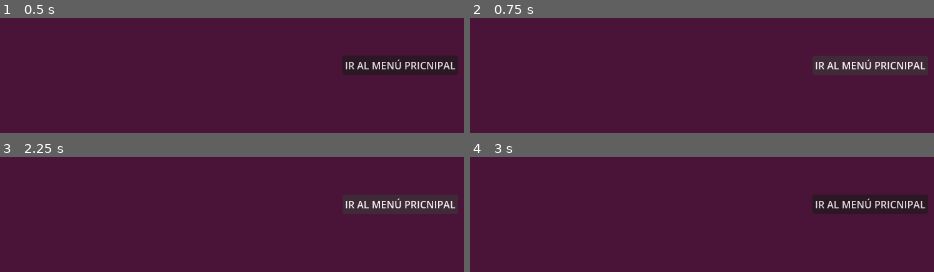
Above: before the commit, frames 1-4 (two rows, left to right).
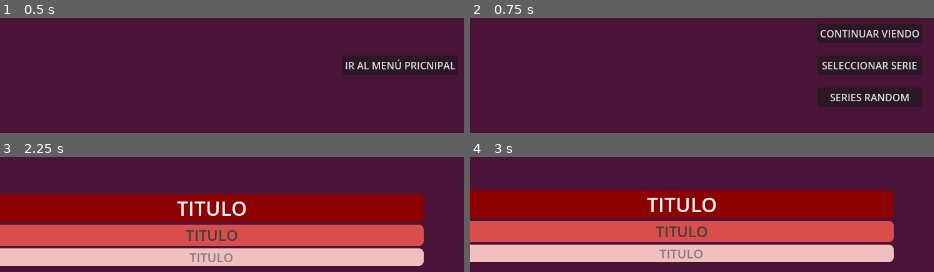
Above: after the commit, the same moments.

Repository: GLHFranco322/random-series
Game: Godot game, scene res://scenes/Bienvenida/bienvenida.tscn
Same seed, same stepped clock (60 frames per second), same inputs: the game is played once before the commit and once after it. This scene is started directly instead of the project's main scene.
Inputs (mouse positions are in pixels of both pictures, inside the frame that each line leads up to):
- Up to frame 1 (0.5 s): no input
- Up to frame 2 (0.75 s): click "IR AL MENÚ PRICNIPAL" at 0.5 s
- Up to frame 3 (2.25 s): click (399, 171) at 1.25 s, where only the run after the commit has a clickable "CONTINUAR VIENDO"; click (399, 204) at 2 s, where only the run after the commit has a clickable "SELECCIONAR SERIE"
- Up to frame 4 (3 s): click (683, 204) at 2.75 s, where only the run after the commit has a clickable "TITULO"

Frame 1 is identical in both runs. In frame 2, 8.2% of the frame differs, in the area x 74-99%, y 5-78%; in frame 3, 54%; in frame 4, 54%, in the area x 0-99%, y 28-92%.

Commit message:
llegamos hasta el seleccionar serie

Diff:
--- a/project.godot
+++ b/project.godot
@@ -11,8 +11,12 @@
 [application]
 
 config/name="RandomSeries"
-run/main_scene="Bienvenida.tscn"
+run/main_scene="uid://p5k2tcwkpbcl"
 config/features=PackedStringArray("4.6", "GL Compatibility")
+
+[autoload]
+
+EstadoNavegacion="*uid://b1k6j2wnlr2b8"
 
 [display]
 
--- a/scenes/Bienvenida/bienvenida.gd
+++ b/scenes/Bienvenida/bienvenida.gd
@@ -1,15 +1,4 @@
 extends Control
 
-
-# Called when the node enters the scene tree for the first time.
-func _ready() -> void:
-	pass # Replace with function body.
-
-
-# Called every frame. 'delta' is the elapsed time since the previous frame.
-func _process(delta: float) -> void:
-	pass
-
-
 func _on_boton_iniciar_pressed() -> void:
-	pass # Replace with function body.
+	get_tree().change_scene_to_file("res://scenes/MenuPrincipal/menu_principal.tscn")
--- a/scenes/Bienvenida/bienvenida.tscn
+++ b/scenes/Bienvenida/bienvenida.tscn
@@ -32,3 +32,5 @@
 grow_horizontal = 2
 grow_vertical = 2
 text = "IR AL MENÚ PRICNIPAL"
+
+[connection signal="pressed" from="BotonIniciar" to="." method="_on_boton_iniciar_pressed"]
--- /dev/null
+++ b/scenes/MenuPrincipal/menu_principal.gd
@@ -0,0 +1,11 @@
+extends Control
+
+func _on_boton_continuar_pressed() -> void:
+	pass # Placeholder: todavía no existe el sistema de historial
+
+func _on_boton_seleccionar_serie_pressed() -> void:
+	get_tree().change_scene_to_file("res://scenes/SeleccionarSerie/seleccionar_sarie.tscn")
+
+func _on_boton_series_random_pressed() -> void:
+	EstadoNavegacion.pedir_random_global()
+	get_tree().change_scene_to_file("res://scenes/Player/player.tscn")
--- a/scenes/MenuPrincipal/menu_principal.tscn
+++ b/scenes/MenuPrincipal/menu_principal.tscn
@@ -1,7 +1,52 @@
 [gd_scene format=3 uid="uid://gwyn88aelhlt"]
+
+[ext_resource type="Script" uid="uid://b7e7ci35qro25" path="res://scenes/MenuPrincipal/menu_principal.gd" id="1_y2ah5"]
 
 [node name="MenuPrincipal" type="Control" unique_id=1051440492]
 layout_mode = 3
-anchors_preset = 0
-offset_right = 40.0
-offset_bottom = 40.0
+anchors_preset = 15
+anchor_right = 1.0
+anchor_bottom = 1.0
+grow_horizontal = 2
+grow_vertical = 2
+script = ExtResource("1_y2ah5")
+
+[node name="Fondo" type="ColorRect" parent="." unique_id=308385997]
+layout_mode = 1
+anchors_preset = 15
+anchor_right = 1.0
+anchor_bottom = 1.0
+grow_horizontal = 2
+grow_vertical = 2
+color = Color(0.28627345, 0.079269536, 0.21673308, 1)
+
+[node name="Opciones" type="VBoxContainer" parent="." unique_id=1983305185]
+layout_mode = 1
+anchors_preset = 8
+anchor_left = 0.5
+anchor_top = 0.5
+anchor_right = 0.5
+anchor_bottom = 0.5
+offset_left = -4.0
+offset_top = -16.0
+offset_right = 4.0
+offset_bottom = 16.0
+grow_horizontal = 2
+grow_vertical = 2
+theme_override_constants/separation = 20
+
+[node name="BotonContinuar" type="Button" parent="Opciones" unique_id=209932329]
+layout_mode = 2
+text = "CONTINUAR VIENDO"
+
+[node name="BotonSeleccionarSerie" type="Button" parent="Opciones" unique_id=301946078]
+layout_mode = 2
+text = "SELECCIONAR SERIE"
+
+[node name="BotonSerieRandom" type="Button" parent="Opciones" unique_id=616472816]
+layout_mode = 2
+text = "SERIES RANDOM"
+
+[connection signal="pressed" from="Opciones/BotonContinuar" to="." method="_on_boton_continuar_pressed"]
+[connection signal="pressed" from="Opciones/BotonSeleccionarSerie" to="." method="_on_boton_seleccionar_serie_pressed"]
+[connection signal="pressed" from="Opciones/BotonSerieRandom" to="." method="_on_boron_serie_random_pressed"]
--- /dev/null
+++ b/scenes/SeleccionarSerie/seleccionar_sarie.gd
@@ -0,0 +1,110 @@
+extends Control
+
+@onready var scroll: ScrollContainer = $ScrollLista
+@onready var lista: VBoxContainer = $ScrollLista/ListaSeries
+@onready var fondo: ColorRect = $FondoImagen
+
+var items: Array[Control] = []
+
+const ANCHOS: Array[float] = [600.0, 480.0, 380.0]
+const COLORES_FONDO: Array[Color] = [
+	Color(0.55, 0.0, 0.0),
+	Color(0.85, 0.3, 0.3),
+	Color(0.95, 0.75, 0.75)
+]
+const COLORES_TEXTO: Array[Color] = [
+	Color.BLACK,
+	Color(0.25, 0.25, 0.25),
+	Color(0.5, 0.5, 0.5)
+]
+const TAMANOS_FUENTE: Array[int] = [32, 24, 20]
+const COLORES_FONDO_PLACEHOLDER: Array[Color] = [
+	Color(0.5, 0.5, 0.55),
+	Color(0.4, 0.5, 0.6),
+	Color(0.55, 0.3, 0.3)
+]
+
+func _ready() -> void:
+	scroll.vertical_scroll_mode = ScrollContainer.SCROLL_MODE_SHOW_NEVER
+
+	for child in lista.get_children():
+		items.append(child)
+
+	for i in items.size():
+		items[i].focus_entered.connect(_on_item_focus_entered.bind(i))
+
+	await get_tree().process_frame
+	_agregar_espaciadores()
+
+	if items.size() > 0:
+		items[0].grab_focus()
+		_actualizar_estilos(0)
+		_actualizar_fondo(0)
+		await get_tree().process_frame
+		_centrar_item(items[0])
+
+func _agregar_espaciadores() -> void:
+	var alto_medio: float = scroll.size.y / 2.0
+
+	var espaciador_top := Control.new()
+	espaciador_top.custom_minimum_size = Vector2(0, alto_medio)
+	lista.add_child(espaciador_top)
+	lista.move_child(espaciador_top, 0)
+
+	var espaciador_bottom := Control.new()
+	espaciador_bottom.custom_minimum_size = Vector2(0, alto_medio)
+	lista.add_child(espaciador_bottom)
+
+func _on_item_focus_entered(indice: int) -> void:
+	_actualizar_estilos(indice)
+	_actualizar_fondo(indice)
+	_centrar_item(items[indice])
+
+func _actualizar_estilos(indice_foco: int) -> void:
+	for i in items.size():
+		var item: Button = items[i]
+		var distancia: int = clamp(abs(i - indice_foco), 0, ANCHOS.size() - 1)
+
+		var tween_ancho := create_tween()
+		tween_ancho.tween_property(item, "custom_minimum_size:x", ANCHOS[distancia], 0.15)
+
+		var estilo := StyleBoxFlat.new()
+		estilo.bg_color = COLORES_FONDO[distancia]
+		estilo.corner_radius_top_right = 8
+		estilo.corner_radius_bottom_right = 8
+		item.add_theme_stylebox_override("normal", estilo)
+		item.add_theme_stylebox_override("focus", estilo)
+		item.add_theme_stylebox_override("hover", estilo)
+
+		item.add_theme_color_override("font_color", COLORES_TEXTO[distancia])
+		item.add_theme_font_size_override("font_size", TAMANOS_FUENTE[distancia])
+
+func _actualizar_fondo(indice_foco: int) -> void:
+	var color_objetivo: Color = COLORES_FONDO_PLACEHOLDER[indice_foco % COLORES_FONDO_PLACEHOLDER.size()]
+	var tween_fondo := create_tween()
+	tween_fondo.tween_property(fondo, "color", color_objetivo, 0.3)
+
+func _centrar_item(item: Control) -> void:
+	var centro_viewport: float = scroll.size.y / 2.0
+	var centro_item: float = item.position.y + item.size.y / 2.0
+	var destino: float = centro_item - centro_viewport
+
+	var tween_scroll := create_tween()
+	tween_scroll.tween_property(scroll, "scroll_vertical", destino, 0.2)
+
+
+func _on_capturador_input_gui_input(event: InputEvent) -> void:
+	if event is InputEventMouseButton and event.pressed:
+		if event.button_index == MOUSE_BUTTON_WHEEL_DOWN:
+			_mover_foco(1)
+			accept_event()
+		elif event.button_index == MOUSE_BUTTON_WHEEL_UP:
+			_mover_foco(-1)
+			accept_event()
+
+func _mover_foco(direccion: int) -> void:
+	var indice_actual: int = items.find(get_viewport().gui_get_focus_owner())
+	if indice_actual == -1:
+		return
+	var nuevo_indice: int = clamp(indice_actual + direccion, 0, items.size() - 1)
+	items[nuevo_indice].grab_focus()
--- /dev/null
+++ b/scenes/SeleccionarSerie/seleccionar_sarie.tscn
@@ -0,0 +1,58 @@
+[gd_scene format=3 uid="uid://byf0pnccqpsum"]
+
+[ext_resource type="Script" uid="uid://bcdarnhnokjh4" path="res://scenes/SeleccionarSerie/seleccionar_sarie.gd" id="1_fcxrc"]
+
+[node name="SeleccionarSarie" type="Control" unique_id=1495573013]
+layout_mode = 3
+anchors_preset = 15
+anchor_right = 1.0
+anchor_bottom = 1.0
+grow_horizontal = 2
+grow_vertical = 2
+script = ExtResource("1_fcxrc")
+
+[node name="Fondo" type="ColorRect" parent="." unique_id=9607014]
+layout_mode = 1
+anchors_preset = 15
+anchor_right = 1.0
+anchor_bottom = 1.0
+grow_horizontal = 2
+grow_vertical = 2
+color = Color(0.28627345, 0.079269536, 0.21673308, 1)
+
+[node name="ScrollLista" type="ScrollContainer" parent="." unique_id=68066249]
+layout_mode = 1
+anchors_preset = 15
+anchor_right = 1.0
+anchor_bottom = 1.0
+offset_right = -602.0
+grow_horizontal = 2
+grow_vertical = 2
+horizontal_scroll_mode = 0
+
+[node name="ListaSeries" type="VBoxContainer" parent="ScrollLista" unique_id=1289007959]
+layout_mode = 2
+size_flags_horizontal = 3
+size_flags_vertical = 6
+
+[node name="ItemSerie" type="Button" parent="ScrollLista/ListaSeries" unique_id=1649732093]
+layout_mode = 2
+text = "TITULO"
+
+[node name="ItemSerie2" type="Button" parent="ScrollLista/ListaSeries" unique_id=829057983]
+layout_mode = 2
+text = "TITULO"
+
+[node name="ItemSerie3" type="Button" parent="ScrollLista/ListaSeries" unique_id=978325367]
+layout_mode = 2
+text = "TITULO"
+
+[node name="CapturadorInput" type="Control" parent="." unique_id=1931231011]
+layout_mode = 1
+anchors_preset = 15
+anchor_right = 1.0
+anchor_bottom = 1.0
+grow_horizontal = 2
+grow_vertical = 2
+
+[connection signal="gui_input" from="CapturadorInput" to="." method="_on_capturador_input_gui_input"]
--- a/scenes/seleccionar_sarie.tscn
+++ /dev/null
@@ -1,7 +0,0 @@
-[gd_scene format=3 uid="uid://byf0pnccqpsum"]
-
-[node name="SeleccionarSarie" type="Control" unique_id=1495573013]
-layout_mode = 3
-anchors_preset = 0
-offset_right = 40.0
-offset_bottom = 40.0
--- /dev/null
+++ b/scripts/autoload/EstadoNavegacion.gd
@@ -0,0 +1,38 @@
+extends Node
+# Autoload: EstadoNavegacion
+# Guarda qué se le pide al Player antes de cambiar de escena.
+
+enum Modo {
+	MANUAL,          # capítulo elegido a mano
+	RANDOM_GLOBAL,    # random entre todas las series
+	RANDOM_SERIE,     # random dentro de una serie puntual
+	RANDOM_TEMPORADA, # arranca en el ep 1 de una temporada elegida
+	CONTINUAR         # retoma el último capítulo visto
+}
+
+var modo: Modo = Modo.RANDOM_GLOBAL
+var serie_id: String = ""
+var temporada_num: int = -1
+var episodio_num: int = -1
+
+func pedir_random_global() -> void:
+	modo = Modo.RANDOM_GLOBAL
+	serie_id = ""
+	temporada_num = -1
+	episodio_num = -1
+
+func pedir_random_serie(id_serie: String) -> void:
+	modo = Modo.RANDOM_SERIE
+	serie_id = id_serie
+	temporada_num = -1
+	episodio_num = -1
+
+func pedir_random_temporada(id_serie: String, num_temporada: int) -> void:
+	modo = Modo.RANDOM_TEMPORADA
+	serie_id = id_serie
+	temporada_num = num_temporada
+	episodio_num = -1
+
+func pedir_capitulo_manual(id_serie: String, num_temporada: int, num_episodio: int) -> void:
+	modo = Modo.MANUAL
+	serie_id
Not shown, added: scenes/MenuPrincipal/menu_principal.gd.uid
Renamed: scenes/player.tscn -> scenes/Player/player.tscn
Not shown, added: scenes/SeleccionarSerie/seleccionar_sarie.gd.uid
Not shown, added: scripts/autoload/EstadoNavegacion.gd.uid
